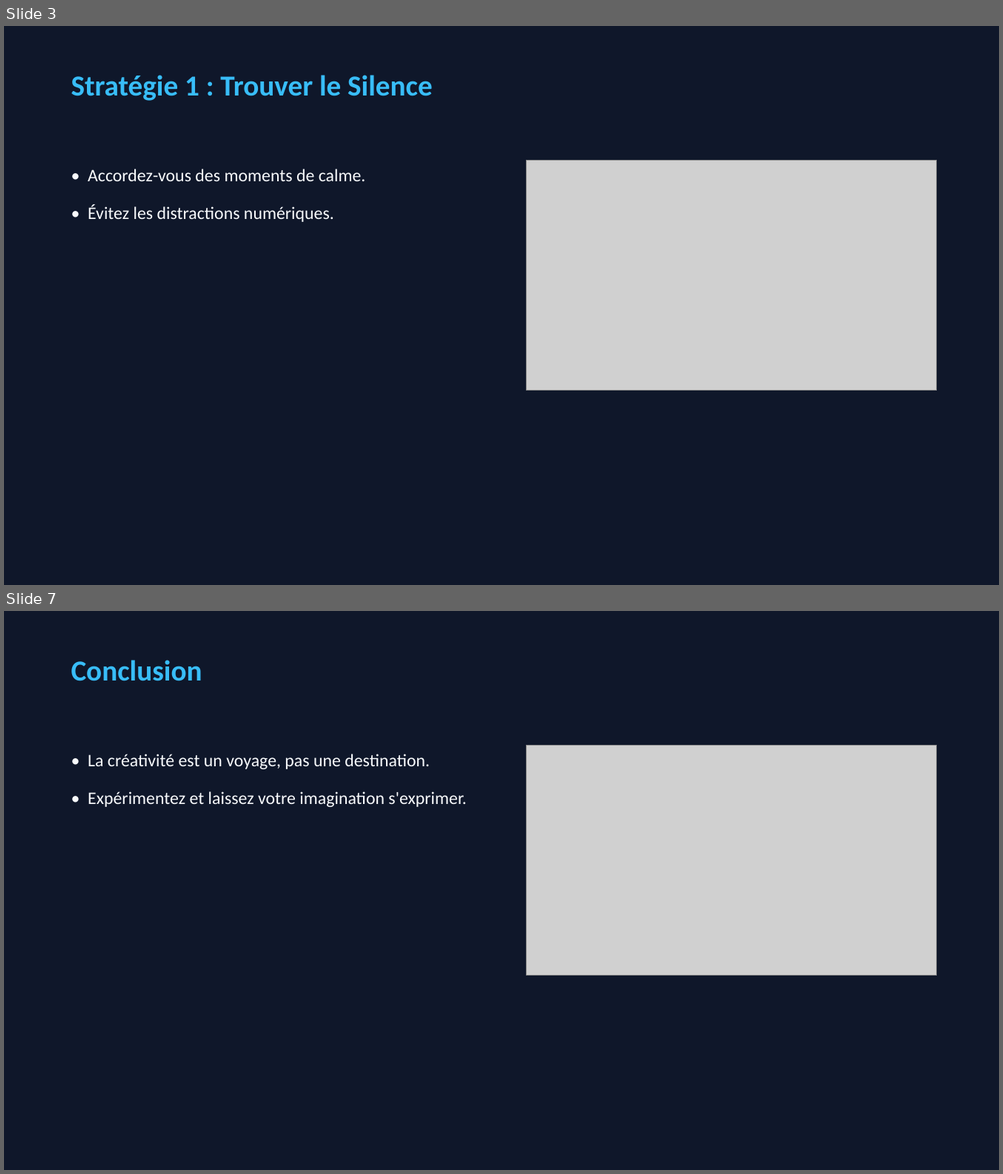
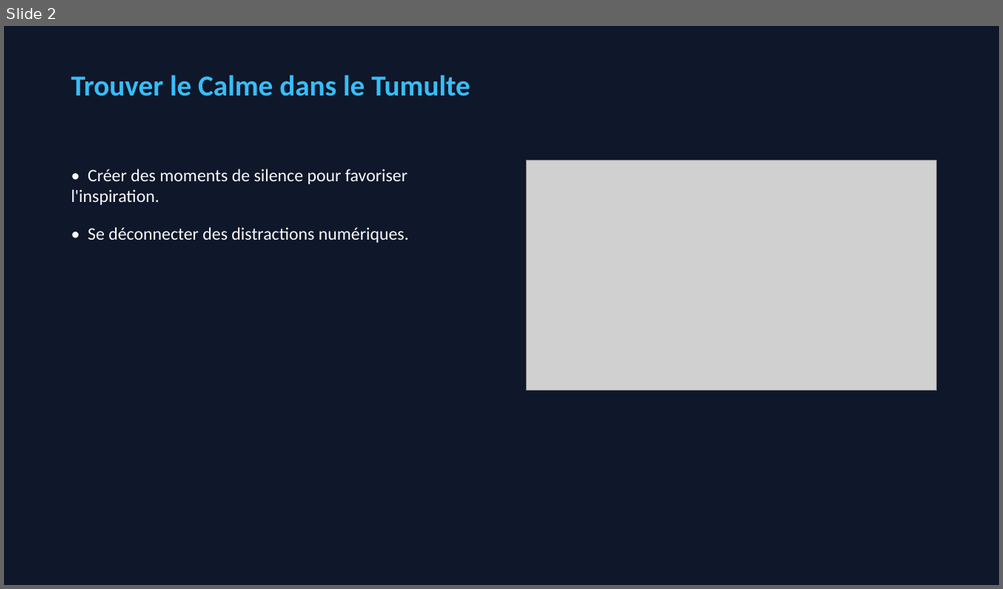
Before and after one commit to caroheymes/video-2-powerpoint-and-more, a slide deck: demo/output/presentation.pptx. Shown one above the other, each under a label of ours: slides 3 and 7 before the commit, slide 2 after it; the slides between them are not shown. The pictures are 1003x1174 and 1003x589 pixels, drawn with LibreOffice and Linux fonts; fonts in the diff are those of the drawing; grey boxes stand for pictures. Boxes give left, top, right and bottom in pixels: in the first picture for what was removed or moved away, otherwise in the second. Text is boxed around its words. In the diff, an @@ line names an element or a change of style, - is before the commit and + after.

```diff
--- a/demo/output/presentation.pptx
+++ b/demo/output/presentation.pptx
@@ slide 7 removed at <box>4,611,999,1170</box>, background #0F172A @@
@@ text removed at <box>71,660,202,681</box> @@
-Conclusion
@@ text removed at <box>88,754,466,807</box> @@
-• La créativité est un voyage, pas une destination.
-• Expérimentez et laissez votre imagination s'exprimer.
@@ picture removed at <box>526,745,936,976</box> @@
@@ what was slide 3 is now slide 2 @@
@@ slide 2 changed as well @@
@@ text at <box>71,75,470,96</box>: text changed @@
-Stratégie 1 : Trouver le Silence
+Trouver le Calme dans le Tumulte
@@ text at <box>71,169,409,243</box>: text changed @@
-• Accordez-vous des moments de calme.
-• Évitez les distractions numériques.
+• Créer des moments de silence pour favoriser l'inspiration.
+• Se déconnecter des distractions numériques.
```
Also in this commit, not shown: 1 slide added, 5 other slides removed, 6 other files.
